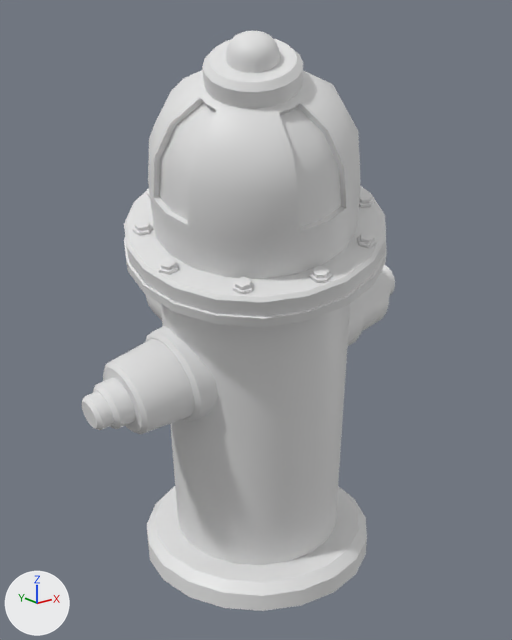
Two versions of the FBX model Assets/Project Directory/GameBank/ObjectBank/Props/Bouche a incendie/OB_P_Bouche_Incendie_002A.fbx, one commit apart.
Rendered twice from a 50 mm lens placed at (-0.738, -0.919, 0.803), pointed at (-0.034, -0.039, 0.451). Lighting does not change. The marker at lower left points along +X, +Y and +Z.

Script lines for the objects in view, before the commit:
```python
me_mesh = bpy.data.meshes.new('Mesh')
me_mesh.from_pydata(...)  # 1661 vertices, 1576 faces; spans x -13.7..10.7, y -11.2..10.5, z 0.0..34.7
ob_cylinder014 = bpy.data.objects.new('Cylinder014', me_mesh)
ob_cylinder014.location = (0.0, 0.0, 0.0)
ob_cylinder014.scale = (0.0254, 0.0254, 0.0254)
```
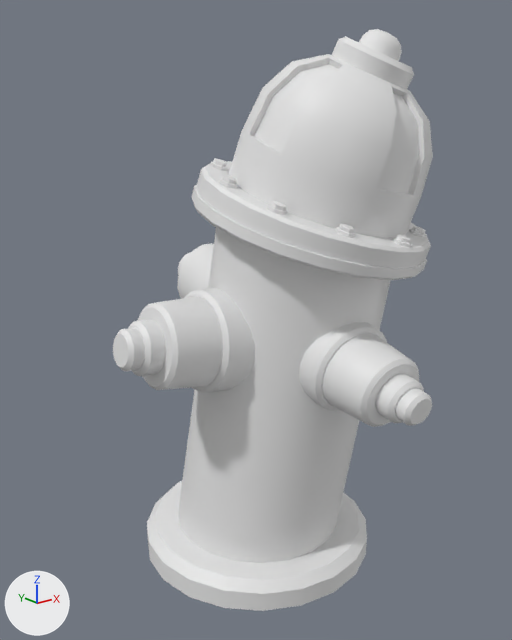
Pixel boxes [x1, y1, x2, y2] of what changed, in the pictures (512 x 640 px; the box of a moved part takes in the faces that stretch with it):
```json
{"object": "Cylinder014", "change": "reshaped, turned", "before": [81, 31, 395, 611], "after": [113, 29, 433, 611]}
{"part": 1, "of": "me_mesh", "change": "moved or reshaped", "before": [146, 295, 162, 320], "after": [113, 288, 255, 393]}
{"part": 2, "of": "me_mesh", "change": "moved or reshaped", "before": [81, 326, 218, 434], "after": [299, 322, 432, 427]}
{"part": 3, "of": "me_mesh", "change": "moved or reshaped", "before": [348, 265, 395, 346], "after": [177, 243, 214, 299]}
{"part": 4, "of": "me_mesh", "change": "moved or reshaped", "after": [210, 158, 228, 171], "on screen": "not visible before"}
{"part": 5, "of": "me_mesh", "change": "moved or reshaped", "before": [359, 193, 374, 208], "on screen": "not visible afterwards"}
{"part": 6, "of": "me_mesh", "change": "moved or reshaped", "before": [357, 232, 377, 248], "on screen": "not visible afterwards"}
{"part": 7, "of": "me_mesh", "change": "moved or reshaped", "before": [309, 266, 332, 283], "on screen": "not visible afterwards"}
{"part": 8, "of": "me_mesh", "change": "moved or reshaped", "before": [158, 257, 178, 275], "after": [393, 234, 412, 247]}
{"part": 9, "of": "me_mesh", "change": "moved or reshaped", "before": [233, 277, 253, 295], "after": [409, 226, 427, 237]}
{"part": 10, "of": "me_mesh", "change": "moved or reshaped", "before": [132, 220, 153, 236], "after": [335, 224, 356, 237]}
{"part": 11, "of": "me_mesh", "change": "moved or reshaped", "before": [147, 188, 150, 197], "after": [267, 201, 287, 215]}
{"part": 12, "of": "me_mesh", "change": "moved or reshaped", "after": [220, 175, 237, 189], "on screen": "not visible before"}
{"part": 13, "of": "me_mesh", "change": "moved or reshaped", "before": [124, 31, 387, 565], "after": [178, 29, 433, 563]}
```

The change, as JSON lines over the scene's bpy script:
```json
{"block": "me_mesh", "where": "# used by ob_cylinder014; location = (0.0, 0.0, 0.0); scale = (0.0254, 0.0254, 0.0254)"}
{"op": "remove", "block": "me_mesh", "code": "me_mesh.from_pydata(...)  # 1661 vertices, 1576 faces; spans x -13.7..10.7, y -11.2..10.5, z 0.0..34.7"}
{"op": "add", "block": "me_mesh", "code": "me_mesh.from_pydata(...)  # 1661 vertices, 1576 faces; spans x -13.6..10.7, y -9.8..11.2, z 0.0..35.4"}
{"block": "me_mesh", "change": "me_mesh part 1: the loose piece of 240 vertices spanning x -4.7..1.7, y 2.1..10.5, z 13.8..20.9 is multiplied about its middle by the matrix ((0.989, 0.014, 0.011), (-0.014, 0.985, 0.082), (-0.01, -0.083, 0.985)), then moved by (0.2, 0.8, -0.6)"}
{"block": "me_mesh", "change": "me_mesh part 2: the loose piece of 240 vertices spanning x -13.7..-5.6, y -5.1..1.4, z 12.7..18.9 is multiplied about its middle by the matrix ((1.0, 0.013, 0.014), (-0.014, 0.995, 0.094), (-0.012, -0.094, 0.995)), then moved by (0.1, 0.8, 0.2)"}
{"block": "me_mesh", "change": "me_mesh part 3: the loose piece of 240 vertices spanning x 2.4..10.7, y -5.3..1.2, z 14.2..21.0 is multiplied about its middle by the matrix ((0.999, 0.016, 0.01), (-0.017, 0.996, 0.077), (-0.009, -0.077, 0.996)), then moved by (0.1, 0.7, 0.0)"}
{"block": "me_mesh", "change": "me_mesh part 4: the loose piece of 36 vertices spanning x 0.4..1.5, y -0.3..0.8, z 27.4..28.3 is moved by (0.4, 1.9, -0.3)"}
{"block": "me_mesh", "change": "me_mesh part 5: the loose piece of 36 vertices spanning x 1.9..3.0, y -7.7..-6.5, z 25.4..26.2 is moved by (0.1, 1.6, 0.6)"}
{"block": "me_mesh", "change": "me_mesh part 6: the loose piece of 36 vertices spanning x -0.7..0.5, y -10.4..-9.3, z 23.7..24.6 is moved by (-0.1, 1.5, 1.0)"}
{"block": "me_mesh", "change": "me_mesh part 7: the loose piece of 36 vertices spanning x -4.6..-3.5, y -10.8..-9.7, z 22.5..23.3 is multiplied about its middle by the matrix ((0.999, 0.032, 0.029), (-0.036, 0.991, 0.131), (-0.024, -0.132, 0.991)), then moved by (-0.1, 1.5, 1.1)"}
{"block": "me_mesh", "change": "me_mesh part 8: the loose piece of 36 vertices spanning x -10.4..-9.2, y -5.2..-4.2, z 22.7..23.5 is moved by (0.1, 1.7, 0.5)"}
{"block": "me_mesh", "change": "me_mesh part 9: the loose piece of 36 vertices spanning x -8.2..-7.1, y -8.9..-7.8, z 22.1..22.9 is moved by (0.0, 1.6, 1.0)"}
{"block": "me_mesh", "change": "me_mesh part 10: the loose piece of 36 vertices spanning x -9.6..-8.5, y -1.6..-0.4, z 24.2..25.0 is moved by (0.3, 1.8, 0.0)"}
{"block": "me_mesh", "change": "me_mesh part 11: the loose piece of 36 vertices spanning x -7.2..-6.0, y 1.2..2.2, z 25.7..26.6 is moved by (0.4, 1.9, -0.4)"}
{"block": "me_mesh", "change": "me_mesh part 12: the loose piece of 36 vertices spanning x -3.3..-2.2, y 1.6..2.7, z 27.0..27.9 is moved by (0.4, 1.9, -0.5)"}
{"block": "me_mesh", "change": "me_mesh part 13: 481 of 1661 vertices moved; they spanned x -10.7..4.6, y -11.2..4.0, z 20.3..34.7 and now span x -10.5..4.8, y -9.8..5.6, z 21.2..35.4; mean shift (0.2, 2.4, 0.5); largest move (-6.7, -7.3, 34.6) -> (-6.4, -4.0, 35.3)"}
{"op": "set", "path": "ob_cylinder014.rotation_euler", "old": "(0.0, 0.0, 0.0)", "new": "(0.0, 0.0, 1.571)", "note": "degrees (0, 0, 0) -> degrees (0, 0, 90)"}
```
